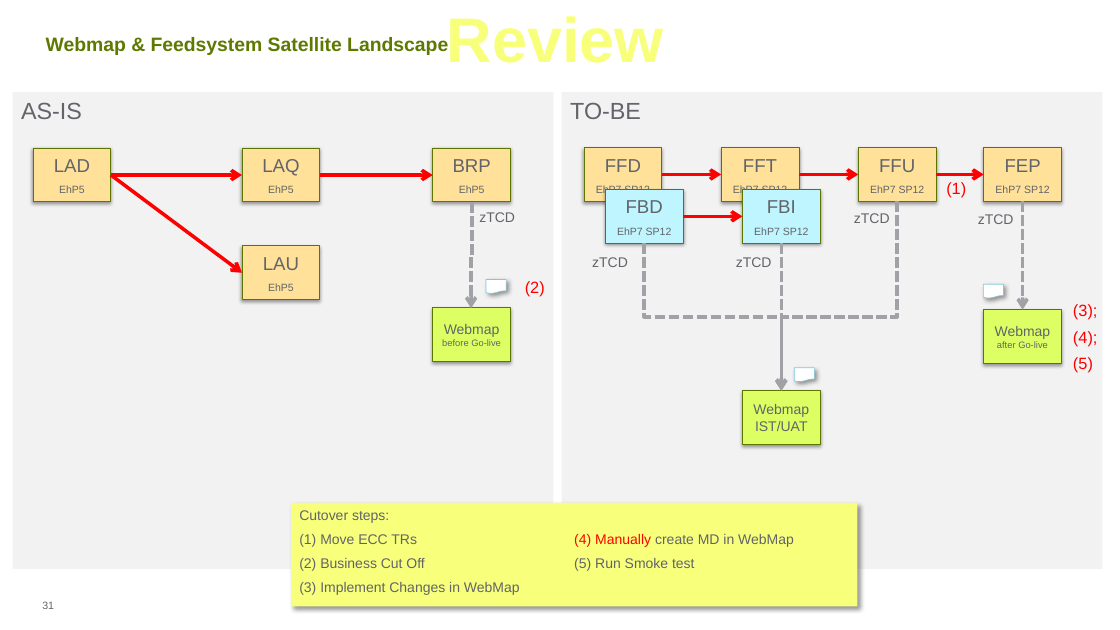
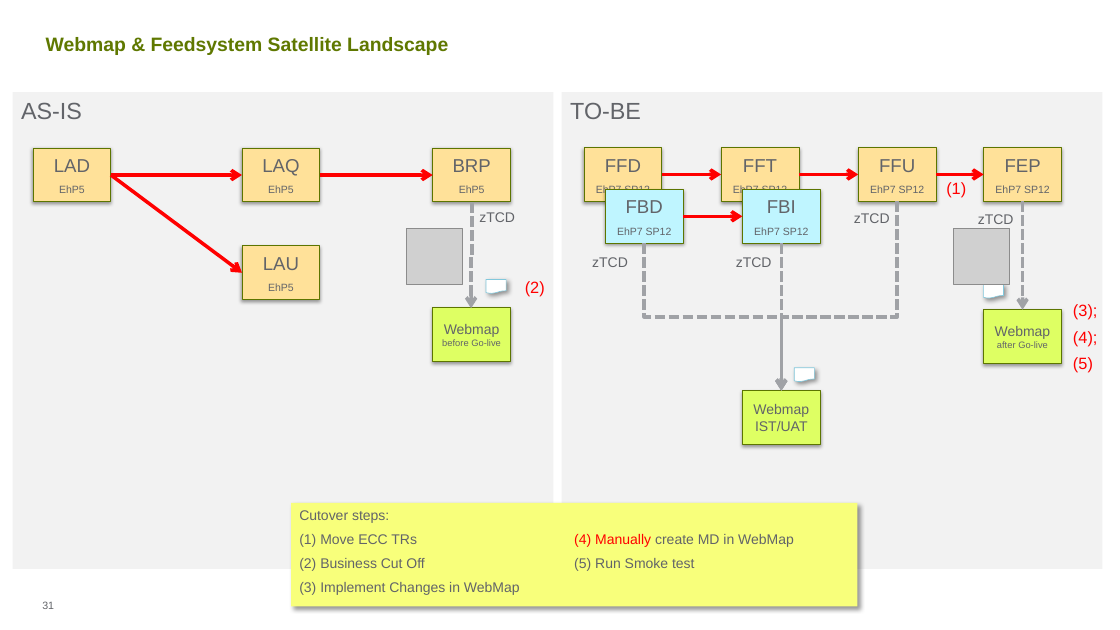
Before and after one commit to ldaher/syngenta-appmap, a slide deck: slide 31 of Satellite Status Report 20161107 vGC.PPTX. Drawn at 1120x630 pixels with LibreOffice and Linux fonts; fonts in the diff are those of the drawing; grey boxes stand for pictures; background and template pictures are left out. Boxes give left, top, right and bottom in pixels: in the first picture for what was removed or moved away, otherwise in the second. Text is boxed around its words. In the diff, an @@ line names an element or a change of style, - is before the commit and + after.

```diff
--- a/Satellite Status Report 20161107 vGC.PPTX
+++ b/Satellite Status Report 20161107 vGC.PPTX
@@ text removed at <box>447,16,664,63</box> @@
-Review
@@ picture added at <box>407,229,463,285</box> @@
@@ picture added at <box>954,229,1011,285</box> @@
```
Also in this commit, not shown: 13 other slides changed, 2 other files.
